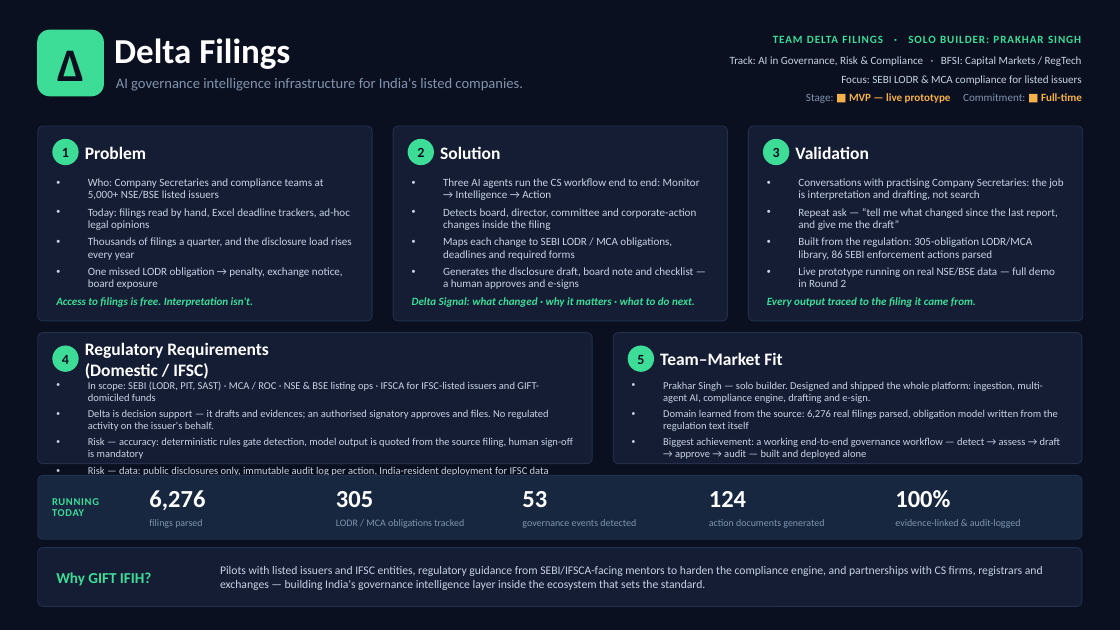
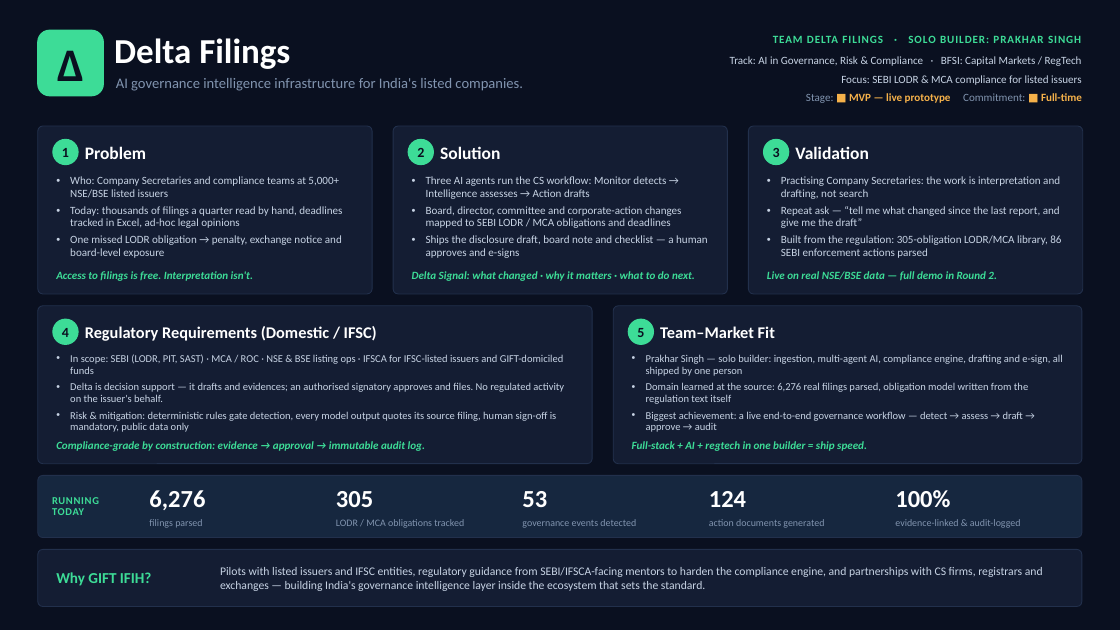
Before and after one commit to prakharsingh1/delta-filings-hackathon, a slide deck: slide 1 of Delta_Filings_Hackathon_OnePager.pptx. Drawn at 1120x630 pixels with LibreOffice and Linux fonts; fonts in the diff are those of the drawing. Boxes give left, top, right and bottom in pixels: in the first picture for what was removed or moved away, otherwise in the second. Text is boxed around its words. In the diff, an @@ line names an element or a change of style, - is before the commit and + after.

```diff
--- a/Delta_Filings_Hackathon_OnePager.pptx
+++ b/Delta_Filings_Hackathon_OnePager.pptx
@@ rounded rectangle: place and size @@
-rounded rectangle at [38, 126, 372, 321]
+rounded rectangle at [38, 126, 372, 294]
@@ rounded rectangle: place and size @@
-rounded rectangle at [393, 126, 728, 321]
+rounded rectangle at [393, 126, 728, 294]
@@ proportions changed in 7 elements at [38, 476, 1082, 538], [38, 549, 1082, 607], [38, 306, 592, 464], [613, 306, 1082, 464], [38, 126, 372, 294], [393, 126, 728, 294], [749, 126, 1083, 294] @@
@@ rounded rectangle: place and size @@
-rounded rectangle at [749, 126, 1083, 321]
+rounded rectangle at [749, 126, 1083, 294]
@@ text at [70, 176, 339, 197]: indent changed @@
@@ text at [426, 176, 708, 258]: text changed @@
-• Three AI agents run the CS workflow end to end: Monitor → Intelligence → Action
-• Detects board, director, committee and corporate-action changes inside the filing
-• Maps each change to SEBI LODR / MCA obligations, deadlines and required forms
-• Generates the disclosure draft, board note and checklist — a human approves and e-signs
+• Three AI agents run the CS workflow: Monitor detects → Intelligence assesses → Action drafts
+• Board, director, committee and corporate-action changes mapped to SEBI LODR / MCA obligations and deadlines
+• Ships the disclosure draft, board note and checklist — a human approves and e-signs
@@ text at [781, 176, 1060, 199]: text changed @@
-• Conversations with practising Company Secretaries: the job is interpretation and drafting, not search
+• Practising Company Secretaries: the work is interpretation and drafting, not search
@@ text at [70, 206, 342, 258]: text changed @@
-• Today: filings read by hand, Excel deadline trackers, ad-hoc legal opinions
-• Thousands of filings a quarter, and the disclosure load rises every year
-• One missed LODR obligation → penalty, exchange notice, board exposure
+• Today: thousands of filings a quarter read by hand, deadlines tracked in Excel, ad-hoc legal opinions
+• One missed LODR obligation → penalty, exchange notice and board-level exposure
@@ text at [781, 206, 1061, 258]: indent changed @@
@@ text at [798, 267, 1055, 287]: paragraph removed @@
-• Live prototype running on real NSE/BSE data — full demo in Round 2
@@ text removed at [767, 297, 976, 307] @@
-Every output traced to the filing it came from.
@@ text added at [767, 271, 997, 281], 9.5 pt, text #3DDC97, bold, italic @@
+Live on real NSE/BSE data — full demo in Round 2.
@@ rounded rectangle: place and size @@
-rounded rectangle at [38, 333, 592, 464]
+rounded rectangle at [38, 306, 592, 464]
@@ text "Regulatory Requirements (Domestic / IFSC)" at [85, 326, 377, 341]: size 15 to 14 pt @@
@@ text "Regulatory Requirements (Domestic / IFSC)": place and size @@
-text "Regulatory Requirements (Domestic / IFSC)" at [85, 342, 269, 379]
+text "Regulatory Requirements (Domestic / IFSC)" at [85, 326, 377, 341]
@@ rounded rectangle: place and size @@
-rounded rectangle at [613, 333, 1082, 464]
+rounded rectangle at [613, 306, 1082, 464]
@@ 5 texts, 2 ellipses: place and size @@
-5 texts, 2 ellipses at [53, 297, 695, 475]
+5 texts, 2 ellipses at [53, 271, 695, 432]
@@ text "Team–Market Fit": place and size @@
-text "Team–Market Fit" at [660, 352, 782, 365]
+text "Team–Market Fit" at [660, 326, 775, 338]
@@ text "Team–Market Fit" at [660, 326, 775, 338]: size 15 to 14 pt @@
@@ text at [70, 354, 564, 402]: indent changed @@
@@ text at [646, 354, 1063, 432]: text changed @@
-• Prakhar Singh — solo builder. Designed and shipped the whole platform: ingestion, multi-agent AI, compliance engine, drafting and e-sign.
-• Domain learned from the source: 6,276 real filings parsed, obligation model written from the regulation text itself
-• Biggest achievement: a working end-to-end governance workflow — detect → assess → draft → approve → audit — built and deployed alone
+• Prakhar Singh — solo builder: ingestion, multi-agent AI, compliance engine, drafting and e-sign, all shipped by one person
+• Domain learned at the source: 6,276 real filings parsed, obligation model written from the regulation text itself
+• Biggest achievement: a live end-to-end governance workflow — detect → assess → draft → approve → audit
@@ text at [70, 411, 557, 432]: text changed @@
-• Risk — accuracy: deterministic rules gate detection, model output is quoted from the source filing, human sign-off is mandatory
-• Risk — data: public disclosures only, immutable audit log per action, India-resident deployment for IFSC data norms
+• Risk & mitigation: deterministic rules gate detection, every model output quotes its source filing, human sign-off is mandatory, public data only
@@ text added at [56, 441, 425, 451], 9.5 pt, text #3DDC97, bold, italic @@
+Compliance-grade by construction: evidence → approval → immutable audit log.
@@ text added at [632, 441, 867, 451], 9.5 pt, text #3DDC97, bold, italic @@
+Full-stack + AI + regtech in one builder = ship speed.
```
Also in this commit, not shown: 5 other files.
